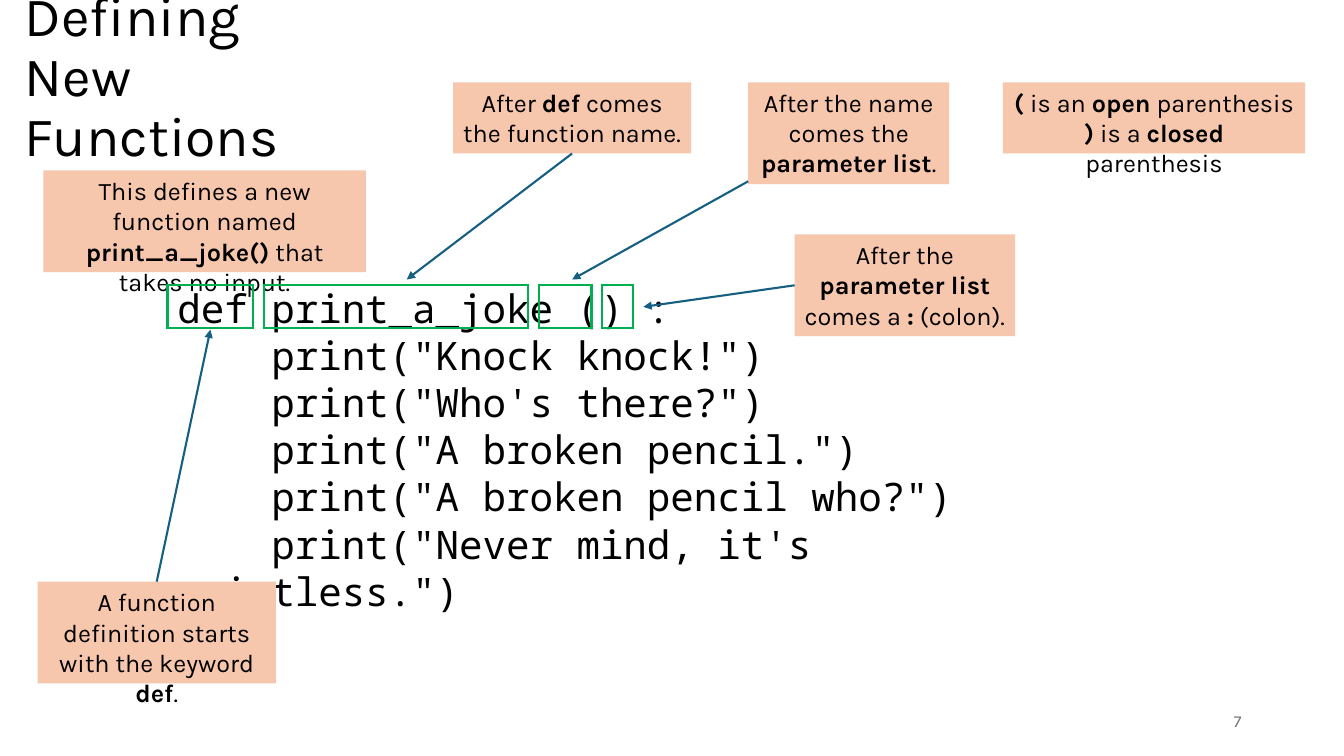
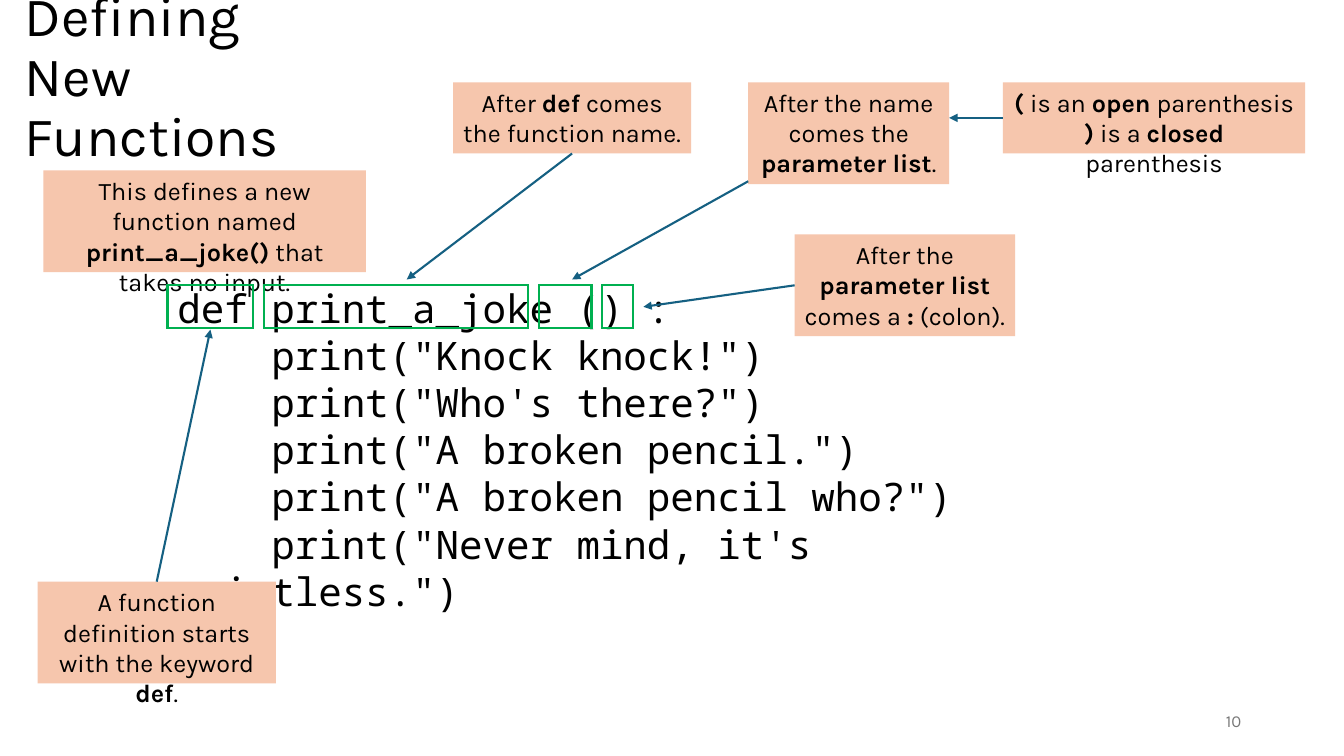
Before and after one commit to tjd1234/cmpt120fall2024, a slide deck: slide 10 of lecture_notes/chapter3/chapter3.pptx (slide 7 before the commit). Drawn at 1344x756 pixels with LibreOffice and Linux fonts; fonts in the diff are those of the drawing. Boxes give left, top, right and bottom in pixels: in the first picture for what was removed or moved away, otherwise in the second. Text is boxed around its words. In the diff, an @@ line names an element or a change of style, - is before the commit and + after.

```diff
--- a/lecture_notes/chapter3/chapter3.pptx
+++ b/lecture_notes/chapter3/chapter3.pptx
@@ arrow added from (1003, 118) to (950, 118), #156082 1.5 pt @@
@@ page number at (x1=1226, y1=716, x2=1241, y2=727): text changed @@
-7
+10
```
Also in this commit, not shown: 9 other slides changed, 12 slides added, 1 other file.
